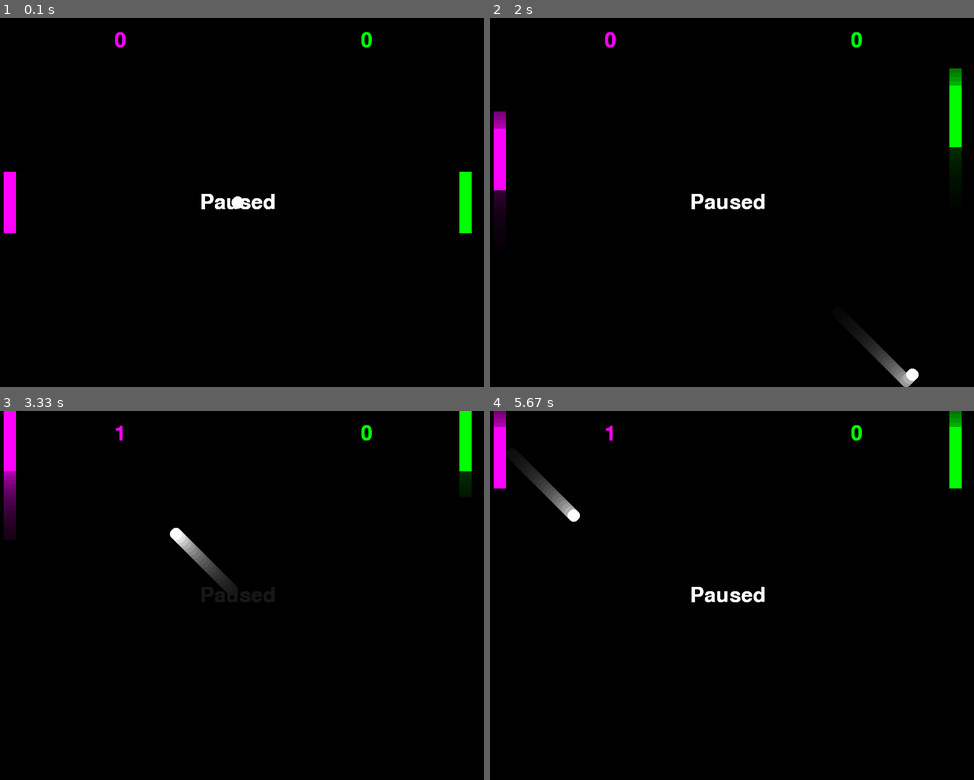
Above: before the commit, frames 1-4 (two rows, left to right).
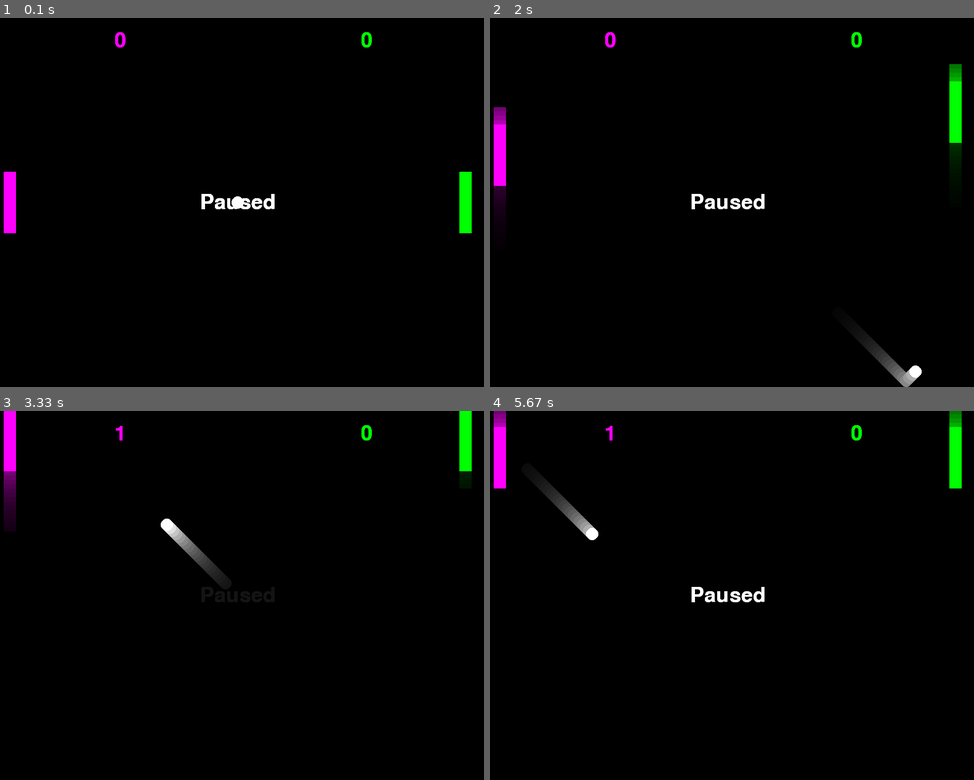
Above: after the commit, the same moments.

Repository: donraccoon/python-game
Game: pygame game, started from pong.py
The game is run twice, just before and just after one commit, with the same random seed, the same clock (stepped at 60 frames per second) and the same inputs.
Inputs:
- Up to frame 1 (0.1 s): no input
- Up to frame 2 (2 s): tap Space at 0.33, 0.73, 1.03, 1.23, 1.57, 1.97 s; hold Up 0.67-1.13 s; hold Down 1.17-1.47 s; hold S 1.17-1.47 s; hold Up 1.5-1.87 s; hold W 1.5-1.87 s; hold Down from 1.9 s (still down); hold S from 1.9 s (still down)
- Up to frame 3 (3.33 s): release Down at 2.27 s; release S at 2.27 s; hold Up 2.3-2.6 s; hold W 2.3-2.6 s; tap Space at 2.37, 2.7, 3.03 s; hold Down 2.63-2.93 s; hold S 2.63-2.93 s; hold Up from 2.97 s (still down); hold W from 2.97 s (still down)
- Up to frame 4 (5.67 s): release Up at 3.33 s; release W at 3.33 s; hold Down 3.37-3.73 s; hold S 3.37-3.73 s; tap Space at 3.43, 3.83, 4.17, 4.5, 4.9, 5.3, 5.63 s; hold Up 3.77-4.07 s; hold W 3.77-4.07 s; hold Down 4.1-4.4 s; hold S 4.1-4.4 s; hold Up 4.43-4.8 s; hold W 4.43-4.8 s; hold Down 4.83-5.2 s; hold S 4.83-5.2 s; hold Up 5.23-5.53 s; hold W 5.23-5.53 s; hold Down from 5.57 s (still down); hold S from 5.57 s (still down)

The runs differ from the first frame. In frame 2, 0.2% of the frame differs, in the area x 0-98%, y 12-99%; in frame 3, 0.7%, in the area x 0-98%, y 16-50%; in frame 4, 0.6%.

Commit message:
Update pong.py
added a varable for the frames and made it so the longer the game goes on the faster it gets

Diff:
--- a/pong.py
+++ b/pong.py
@@ -7,6 +7,7 @@
 # Screen dimensions
 screen_width = 800  # Width of the screen
 screen_height = 600  # Height of the screen
+fps = 60
 
 # Colors (RGB format)
 white = (255, 255, 255)
@@ -85,13 +86,13 @@
 
 # Main game loop
 def main():
-    global player1_y, player2_y, ball_x, ball_y, ball_speed_x, ball_speed_y, score_player1, score_player2, paused
+    global player1_y, player2_y, ball_x, ball_y, ball_speed_x, ball_speed_y, score_player1, score_player2, paused, fps
 
     running = True
 
     while running:
-        clock.tick(60)  # Run at 60 frames per second
-
+        clock.tick(fps)  # Run at 60 frames per second
+        fps += 0.01
         for event in pygame.event.get():
             if event.type == pygame.QUIT:
                 running = False
@@ -117,6 +118,7 @@
             if keys[pygame.K_DOWN] and player2_y < screen_height - paddle_height:
                 player2_y += paddle_speed
 
+
             # Move the ball
             ball_x += ball_speed_x
             ball_y += ball_speed_y
@@ -138,12 +140,14 @@
             ball_x = screen_width // 2
             ball_y = screen_height // 2
             ball_speed_x *= -1
+            fps == 30
 
         if ball_x + ball_radius >= screen_width:  # Player 1 scores
             score_player1 += 1
             ball_x = screen_width // 2
             ball_y = screen_height // 2
             ball_speed_x *= -1
+            fps == 30
 
         draw()
 
